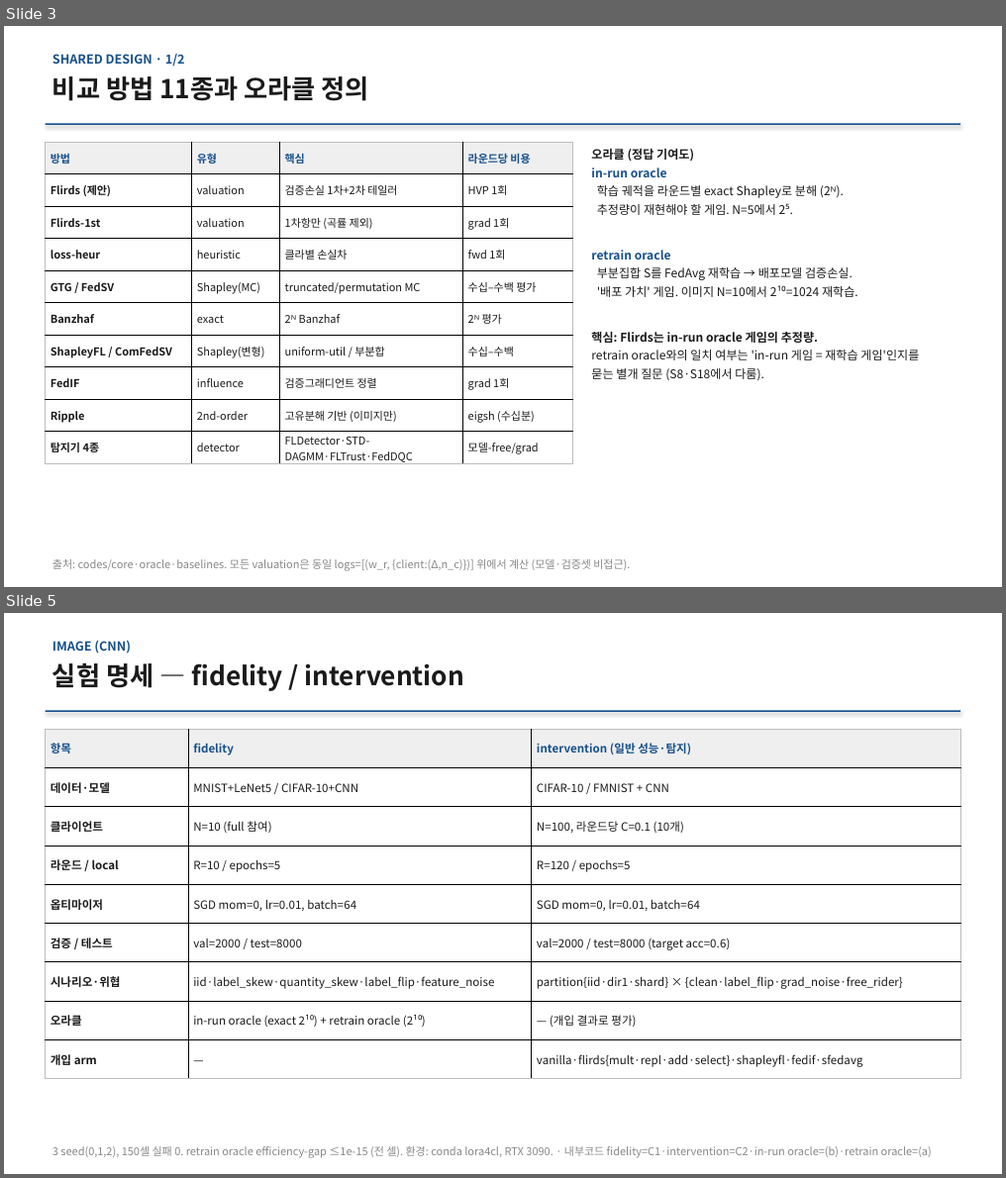
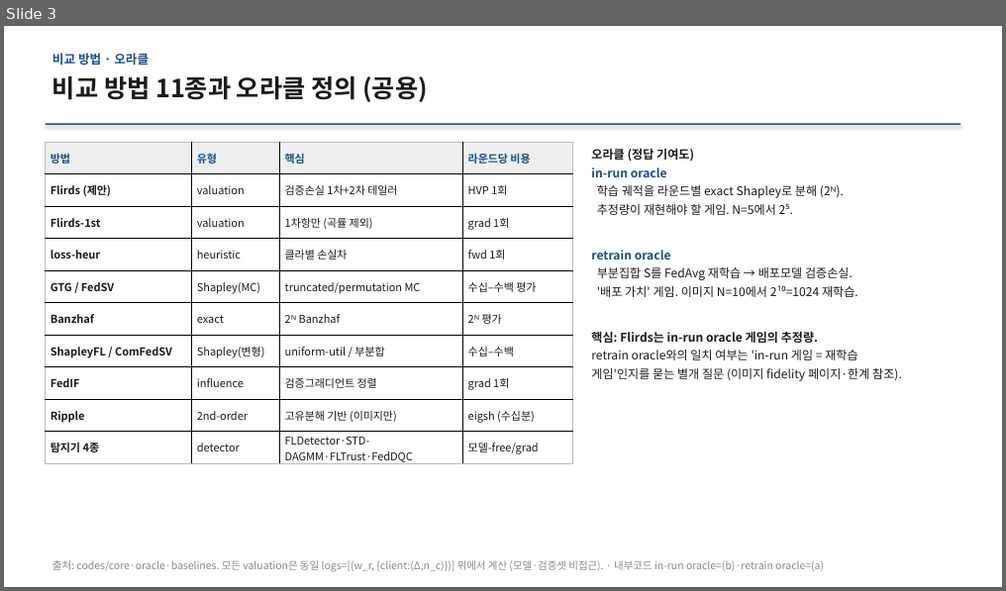
Before and after one commit to YongheeChoi/flirds, a slide deck: research-wiki/presentations/2026-06-results-report/flirds-results-2026-06.pptx. Shown one above the other, each under a label of ours: slides 3 and 5 before the commit, slide 3 after it; the slides between them are not shown. The pictures are 1006x1178 and 1006x591 pixels, drawn with LibreOffice and Linux fonts; fonts in the diff are those of the drawing. Boxes give left, top, right and bottom in pixels: in the first picture for what was removed or moved away, otherwise in the second. Text is boxed around its words. In the diff, an @@ line names an element or a change of style, - is before the commit and + after.

```diff
--- a/research-wiki/presentations/2026-06-results-report/flirds-results-2026-06.pptx
+++ b/research-wiki/presentations/2026-06-results-report/flirds-results-2026-06.pptx
@@ slide 5 removed at (x1=4, y1=613, x2=1002, y2=1174), background #FFFFFF @@
@@ text removed at (x1=53, y1=640, x2=131, y2=654) @@
-IMAGE (CNN)
@@ text removed at (x1=53, y1=663, x2=464, y2=691) @@
-실험 명세 — fidelity / intervention
@@ rectangle removed at (x1=46, y1=710, x2=960, y2=712) @@
@@ table removed at (x1=46, y1=729, x2=960, y2=1079), 9 rows, 3 columns @@
-항목 | fidelity | intervention (일반 성능·탐지)
-데이터·모델 | MNIST+LeNet5 / CIFAR-10+CNN | CIFAR-10 / FMNIST + CNN
-클라이언트 | N=10 (full 참여) | N=100, 라운드당 C=0.1 (10개)
-라운드 / local | R=10 / epochs=5 | R=120 / epochs=5
-옵티마이저 | SGD mom=0, lr=0.01, batch=64 | SGD mom=0, lr=0.01, batch=64
-검증 / 테스트 | val=2000 / test=8000 | val=2000 / test=8000 (target acc=0.6)
-시나리오·위협 | iid·label_skew·quantity_skew·label_flip·feature_noise | partition{iid·dir1·shard} × {clean·label_flip·grad_noise·free_rider}
-오라클 | in-run oracle (exact 2¹⁰) + retrain oracle (2¹⁰) | — (개입 결과로 평가)
-개입 arm | — | vanilla·flirds{mult·repl·add·select}·shapleyfl·fedif·sfedavg
@@ text removed at (x1=53, y1=1147, x2=932, y2=1158) @@
-3 seed(0,1,2), 150셀 실패 0. retrain oracle efficiency-gap ≤1e-15 (전 셀). 환경: conda lora4cl, RTX 3090. · 내부코드 fidelity=C1·intervention=C2·in-run oracle=(b)·retrain oracle=(a)
@@ slide 3 changed as well @@
@@ text at (x1=53, y1=53, x2=149, y2=65): text changed @@
-SHARED DESIGN · 1/2
+비교 방법 · 오라클
@@ text at (x1=53, y1=76, x2=427, y2=102): text changed; size 25 to 24 pt @@
-비교 방법 11종과 오라클 정의
+비교 방법 11종과 오라클 정의 (공용)
@@ text at (x1=591, y1=350, x2=902, y2=381): text changed @@
-retrain oracle와의 일치 여부는 'in-run 게임 = 재학습 게임'인지를
-묻는 별개 질문 (S8·S18에서 다룸).
+retrain oracle와의 일치 여부는 'in-run 게임 = 재학습
+게임'인지를 묻는 별개 질문 (이미지 fidelity 페이지·한계 참조).
@@ text at (x1=53, y1=561, x2=824, y2=572): text changed; size 10.5 to 10 pt @@
-출처: codes/core·oracle·baselines. 모든 valuation은 동일 logs=[(w_r, {client:(Δ,n_c)})] 위에서 계산 (모델·검증셋 비접근).
+출처: codes/core·oracle·baselines. 모든 valuation은 동일 logs=[(w_r, {client:(Δ,n_c)})] 위에서 계산 (모델·검증셋 비접근). · 내부코드 in-run oracle=(b)·retrain oracle=(a)
```
Also in this commit, not shown: 13 other slides changed, 3 other slides removed, 20 other files.
